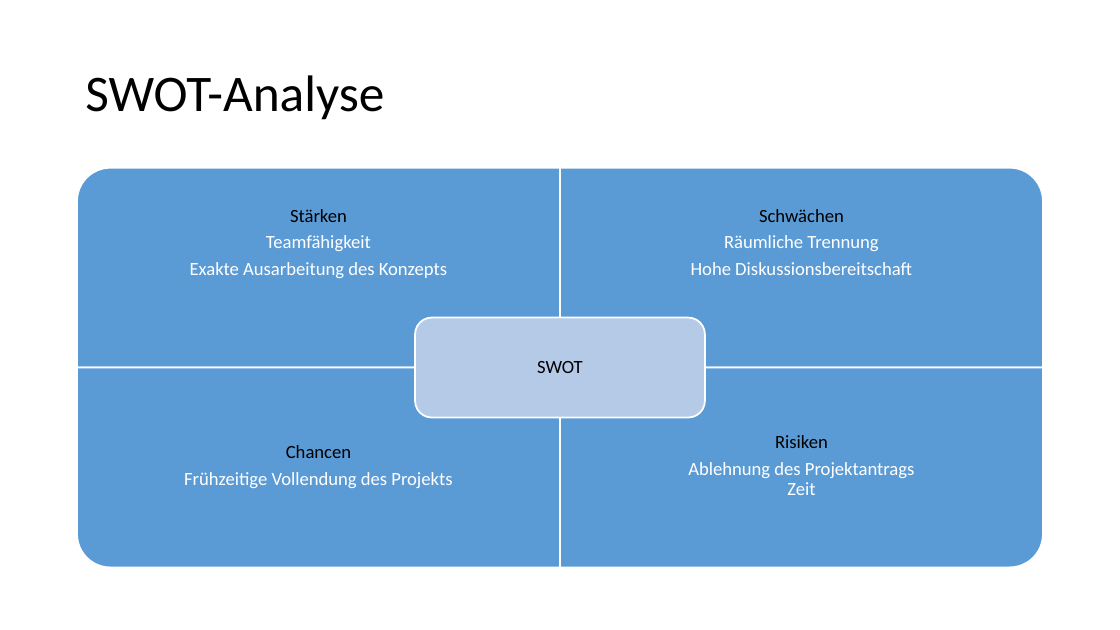
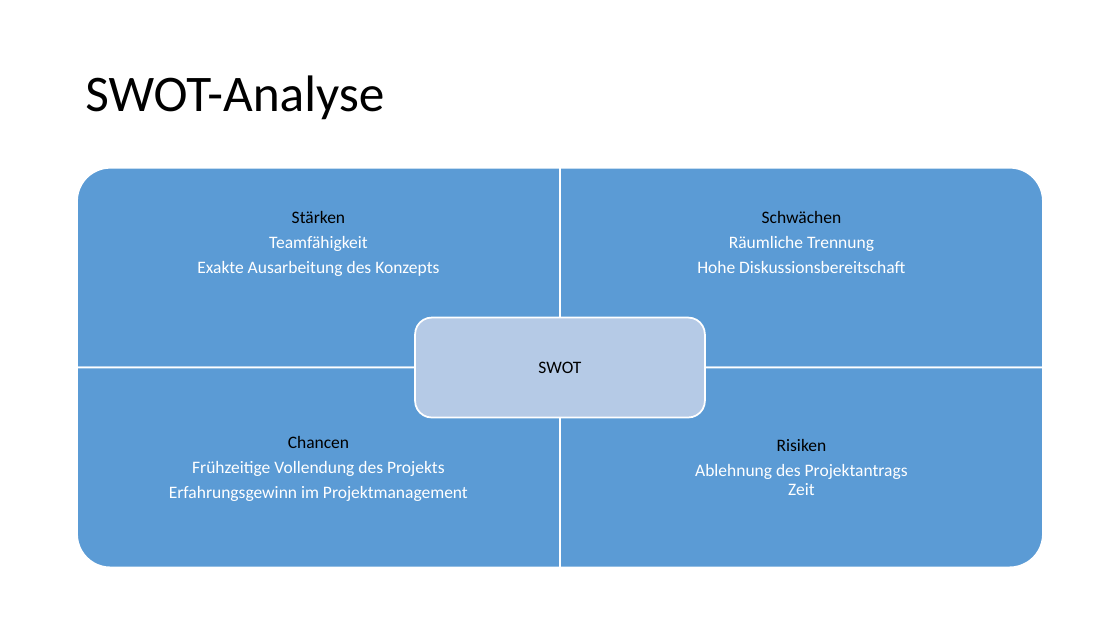
Before and after one commit to Masterarth/PM, a slide deck: slide 10 of documents/projectmanagement/Allgemeines/Machbarkeitsstudie.pptx (slide 9 before the commit). Drawn at 1120x630 pixels with LibreOffice and Linux fonts; fonts in the diff are those of the drawing. Boxes give left, top, right and bottom in pixels: in the first picture for what was removed or moved away, otherwise in the second. Text is boxed around its words. In the diff, an @@ line names an element or a change of style, - is before the commit and + after.

```diff
--- a/documents/projectmanagement/Allgemeines/Machbarkeitsstudie.pptx
+++ b/documents/projectmanagement/Allgemeines/Machbarkeitsstudie.pptx
@@ size 16 to 15 pt in 4 elements at bbox=[197, 211, 439, 276], bbox=[697, 211, 905, 273], bbox=[695, 439, 908, 495], bbox=[538, 361, 581, 373] @@
@@ text at bbox=[192, 436, 445, 476]: size 16 to 15 pt in "Chancen", "Frühzeitige Vollendung des Projekts" @@
@@ text at bbox=[169, 486, 468, 501]: paragraph added @@
+Erfahrungsgewinn im Projektmanagement
```
Also in this commit, not shown: 3 other slides changed, 1 slide added.
